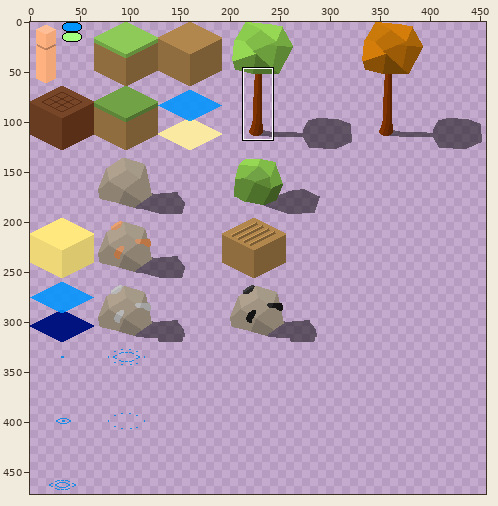
Sprite sheet: assets/textures/tileset.png. The picture above shows the old version from afar; the outline marks the close-up.
Close-up. Before the edit:
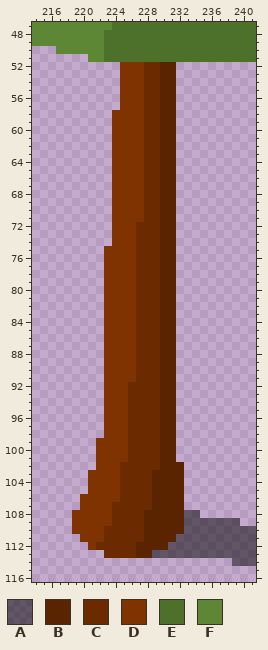
The file is 512x512 pixels. Colours within 5 levels of each other are drawn and written as one. Shown: x 214..241, y 47..116. The wide view leaves out empty margins.
Palette (. is transparent): A #00000080  B #5b2400  C #6b2a00  D #7f3300  E #4d702b  F #5d8734
Pixels before, first column x 214:
 47 FFFFFFFFFFEEEEEEEEEEEEEEEEEE
 48 FFFFFFFFFEEEEEEEEEEEEEEEEEEE
 49 FFFFFFFFFEEEEEEEEEEEEEEEEEEE
 50 ...FFFFFFEEEEEEEEEEEEEEEEEEE
 51 .......FFEEEEEEEEEEEEEEEEEEE
 52 ...........DDDCCBB..........
 53 ...........DDDCCBB..........
 54 ...........DDDCCBB..........
 55 ...........DDDCCBB..........
 56 ...........DDDCCBB..........
 57 ...........DDDCCBB..........
 58 ..........DDDDCCBB..........
 59 ..........DDDDCCBB..........
 60 ..........DDDDCCBB..........
 61 ..........DDDDCCBB..........
 62 ..........DDDDCCBB..........
 63 ..........DDDDCCBB..........
 64 ..........DDDDCCBB..........
 65 ..........DDDDCCBB..........
 66 ..........DDDDCCBB..........
 67 ..........DDDDCCBB..........
 68 ..........DDDDCCBB..........
 69 ..........DDDDCCBB..........
 70 ..........DDDDCCBB..........
 71 ..........DDDDCCBB..........
 72 ..........DDDCCCBB..........
 73 ..........DDDCCCBB..........
 74 ..........DDDCCCBB..........
 75 .........DDDDCCCBB..........
 76 .........DDDDCCCBB..........
 77 .........DDDDCCCBB..........
 78 .........DDDDCCCBB..........
 79 .........DDDDCCCBB..........
 80 .........DDDDCCCBB..........
 81 .........DDDDCCCBB..........
 82 .........DDDDCCCBB..........
 83 .........DDDDCCCBB..........
 84 .........DDDDCCCBB..........
 85 .........DDDDCCCBB..........
 86 .........DDDDCCCBB..........
 87 .........DDDDCCCBB..........
 88 .........DDDDCCCBB..........
 89 .........DDDDCCCBB..........
 90 .........DDDDCCCBB..........
 91 .........DDDDCCCBB..........
 92 .........DDDCCCCBB..........
 93 .........DDDCCCCBB..........
 94 .........DDDCCCCBB..........
 95 .........DDDCCCCBB..........
 96 .........DDDCCCCBB..........
 97 .........DDDCCCCBB..........
 98 .........DDDCCCCBB..........
 99 ........DDDDCCCCBB..........
100 ........DDDDCCCCBB..........
101 ........DDDDCCCCBB..........
102 ........DDDCCCCCBBB.........
103 .......DDDDCCCCBBBB.........
104 .......DDDDCCCCBBBB.........
105 .......DDDDCCCCBBBB.........
106 ......DDDDDCCCCBBBB.........
107 ......DDDDCCCCCBBBB.........
108 .....DDDDDCCCCBBBBBAA.......
109 .....DDDDDCCCCBBBBBAAAAAAA..
110 .....DDDDCCCCCBBBBBAAAAAAAAA
111 ......DDDCCCCCBBBBAAAAAAAAAA
112 .......DCCCCCBBBBAAAAAAAAAAA
113 .........CCCCBBAAAAAAAAAAAAA
114 .........................AAA
New version:
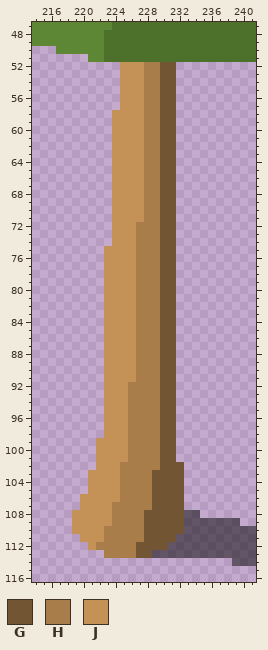
Colours new in this view: G #725532  H #a87d4a  J #c49256
Changes in this commit:
Changed rows in their new state; - is an unchanged pixel.
first column x 219:
 52 ------JJJHHGG-
 53 ------JJJHHGG-
 54 ------JJJHHGG-
 55 ------JJJHHGG-
 56 ------JJJHHGG-
 57 ------JJJHHGG-
 58 -----JJJJHHGG-
 59 -----JJJJHHGG-
 60 -----JJJJHHGG-
 61 -----JJJJHHGG-
 62 -----JJJJHHGG-
 63 -----JJJJHHGG-
 64 -----JJJJHHGG-
 65 -----JJJJHHGG-
 66 -----JJJJHHGG-
 67 -----JJJJHHGG-
 68 -----JJJJHHGG-
 69 -----JJJJHHGG-
 70 -----JJJJHHGG-
 71 -----JJJJHHGG-
 72 -----JJJHHHGG-
 73 -----JJJHHHGG-
 74 -----JJJHHHGG-
 75 ----JJJJHHHGG-
 76 ----JJJJHHHGG-
 77 ----JJJJHHHGG-
 78 ----JJJJHHHGG-
 79 ----JJJJHHHGG-
 80 ----JJJJHHHGG-
 81 ----JJJJHHHGG-
 82 ----JJJJHHHGG-
 83 ----JJJJHHHGG-
 84 ----JJJJHHHGG-
 85 ----JJJJHHHGG-
 86 ----JJJJHHHGG-
 87 ----JJJJHHHGG-
 88 ----JJJJHHHGG-
 89 ----JJJJHHHGG-
 90 ----JJJJHHHGG-
 91 ----JJJJHHHGG-
 92 ----JJJHHHHGG-
 93 ----JJJHHHHGG-
 94 ----JJJHHHHGG-
 95 ----JJJHHHHGG-
 96 ----JJJHHHHGG-
 97 ----JJJHHHHGG-
 98 ----JJJHHHHGG-
 99 ---JJJJHHHHGG-
100 ---JJJJHHHHGG-
101 ---JJJJHHHHGG-
102 ---JJJHHHHHGGG
103 --JJJJHHHHGGGG
104 --JJJJHHHHGGGG
105 --JJJJHHHHGGGG
106 -JJJJJHHHHGGGG
107 -JJJJHHHHHGGGG
108 JJJJJHHHHGGGGG
109 JJJJJHHHHGGGGG
110 JJJJHHHHHGGGGG
111 -JJJHHHHHGGGG-
112 --JHHHHHGGGG--
113 ----HHHHGG----
Where, in picture pixels (left, top, right, bottom), the same in both close-ups:
changed: (72, 62, 184, 558)
